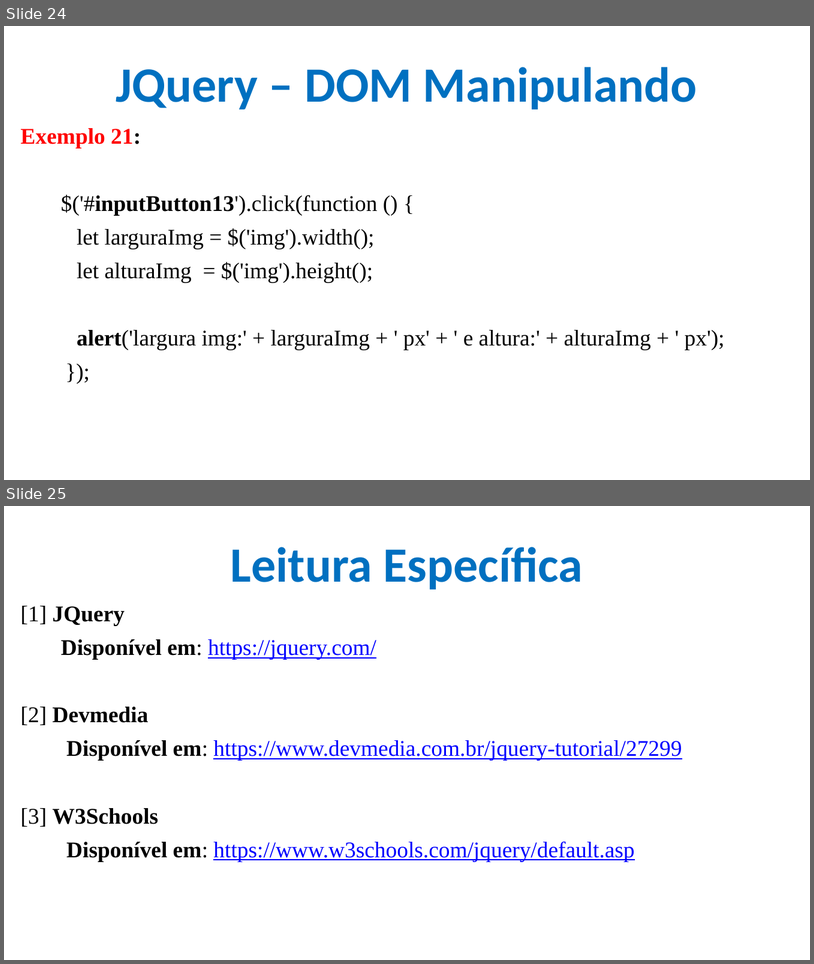
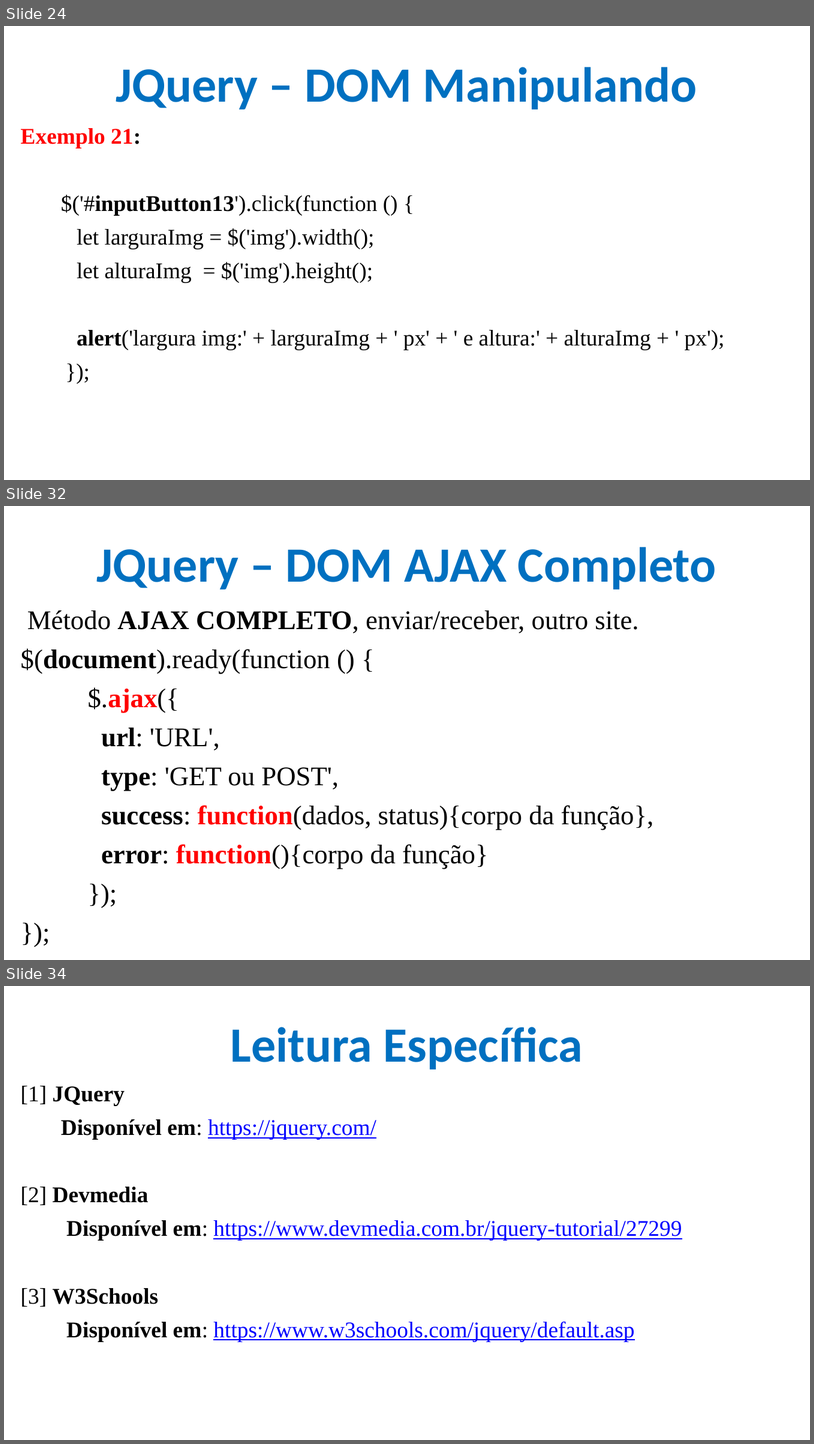
Before and after one commit to CloudEducationBrazil/WydenDesenvolvimentoWebPHP, a slide deck: 01 Classes/Aula 11 Desenvolvimento Web PHP - JQuery.pptx. Shown one above the other, each under a label of ours: slides 24 and 25 before the commit, slides 24, 32 and 34 after it; the slides between them are not shown. The pictures are 814x964 and 814x1444 pixels, drawn with LibreOffice and Linux fonts; fonts in the diff are those of the drawing; background and template pictures are left out. Boxes give left, top, right and bottom in pixels: in the first picture for what was removed or moved away, otherwise in the second. Text is boxed around its words. In the diff, an @@ line names an element or a change of style, - is before the commit and + after.

Commit message:
ppt DOM JQuery

```diff
--- a/01 Classes/Aula 11 Desenvolvimento Web PHP - JQuery.pptx
+++ b/01 Classes/Aula 11 Desenvolvimento Web PHP - JQuery.pptx
@@ slide 32 added at (4,506,810,960), background picture (left out) @@
@@ title added at (96,547,717,589), 44 pt, text #0070C0, bold @@
+JQuery – DOM AJAX Completo
@@ text added at (21,610,654,869), 24 pt, text #000000 @@
+Método AJAX COMPLETO, enviar/receber, outro site.
+$(document).ready(function () {
+$.ajax({
+url: 'URL',
+type: 'GET ou POST',
+success: function(dados, status){corpo da função},
+error: function(){corpo da função}
+});
+});
@@ what was slide 25 is now slide 34 @@
```
Also in this commit, not shown: 8 other slides added, 3 other files.
